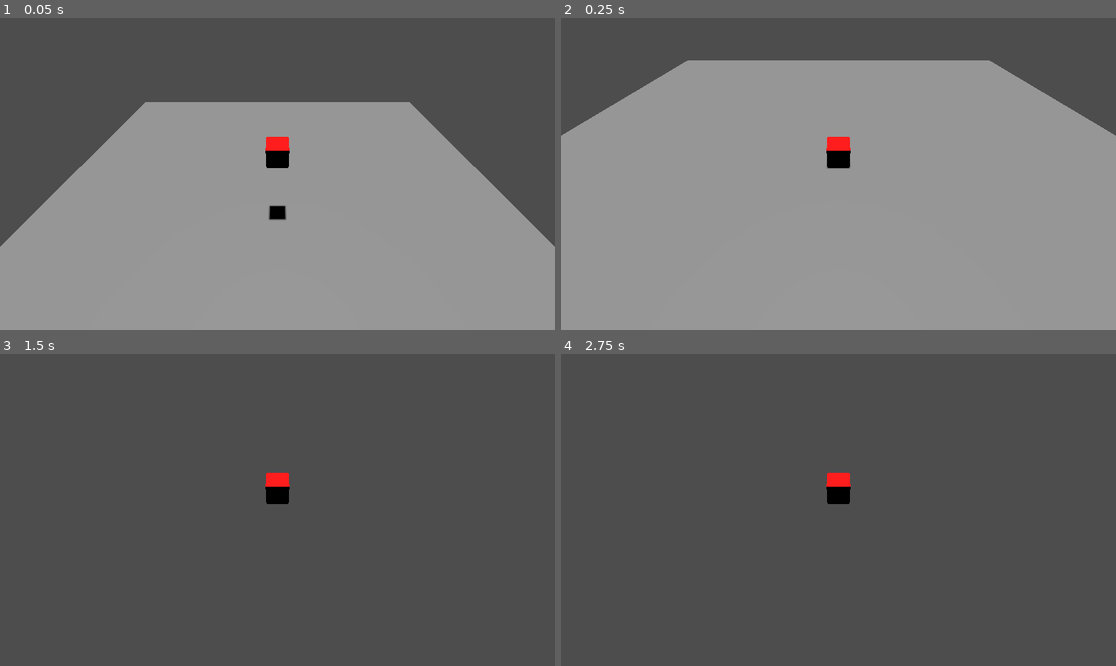
Above: before the commit, frames 1-4 (two rows, left to right).
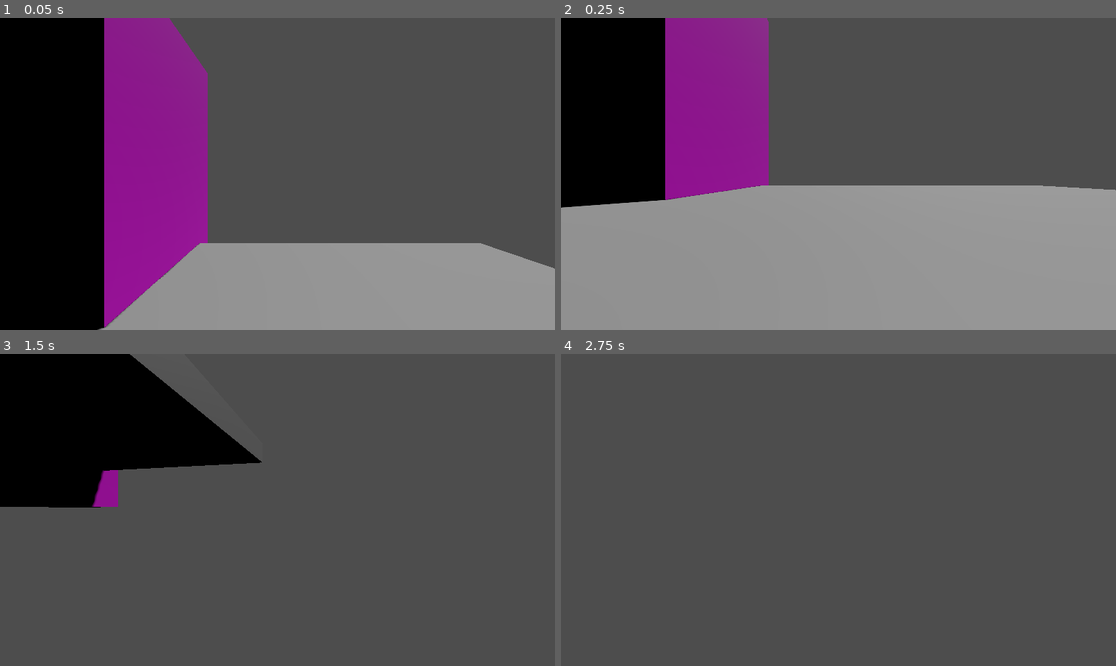
Above: after the commit, the same moments.

Repository: confusednoodle/simpleParkour
Game: Godot game, scene res://main.tscn
Same seed, same stepped clock (60 frames per second), same inputs: the game is played once before the commit and once after it.
Inputs (mouse positions are in pixels of both pictures, inside the frame that each line leads up to):
- Up to frame 1 (0.05 s): no input
- Up to frame 2 (0.25 s): no input
- Up to frame 3 (1.5 s): tap Enter at 0.5 s; move the mouse to (399, 494) at 0.52 s; hold D (move_right) 0.53-1.28 s; tap Space (jump) at 0.77 s; move the mouse to (166, 525) at 1.27 s; hold S (move_back) from 1.28 s (still down)
- Up to frame 4 (2.75 s): tap Space (jump) at 1.52 s; move the mouse to (894, 441) at 2.02 s; release S (move_back) at 2.03 s; hold D (move_right) from 2.03 s (still down)

The runs differ from the first frame. In frame 1, 57% of the frame differs, in the area x 0-100%, y 0-100%; in frame 2, 44%; in frame 3, 16%; in frame 4, 0.4%.

Commit message:
reworked camera to have motion control, player movement fix necessary
the camera is now motion-controlled and in the cube, but the player direction isn't relative to it so that needs fixing

Diff:
--- /dev/null
+++ b/CameraMovementScript.gd
@@ -0,0 +1,23 @@
+extends Camera3D
+
+var mouseSens = 3
+
+# Called when the node enters the scene tree for the first time.
+func _ready():
+	Input.set_mouse_mode(Input.MOUSE_MODE_CAPTURED)
+
+# Called every frame. 'delta' is the elapsed time since the previous frame.
+func _process(delta):
+	pass
+
+func _input(event):
+	if event is InputEventMouseMotion:
+		my_rotate_x(deg_to_rad(event.relative.y * mouseSens))
+		my_rotate_y(deg_to_rad(-event.relative.x * mouseSens))
+
+func my_rotate_x(angle):
+	rotation_degrees.x += angle
+	rotation_degrees.x = clamp(rotation.x, -90, 90)
+
+func my_rotate_y(angle):
+	rotation_degrees.y += angle
--- a/main.tscn
+++ b/main.tscn
@@ -1,12 +1,23 @@
-[gd_scene load_steps=4 format=3 uid="uid://dpxr2br53tea1"]
+[gd_scene load_steps=8 format=3 uid="uid://dpxr2br53tea1"]
 
 [ext_resource type="PackedScene" uid="uid://u0b22aljoc4a" path="res://player.tscn" id="1_tkq4s"]
+[ext_resource type="Script" path="res://CameraMovementScript.gd" id="2_6t3b6"]
 
 [sub_resource type="BoxShape3D" id="BoxShape3D_ubh8l"]
 size = Vector3(15, 1, 15)
 
 [sub_resource type="BoxMesh" id="BoxMesh_g81cy"]
 size = Vector3(15, 1, 15)
+
+[sub_resource type="BoxShape3D" id="BoxShape3D_3njtu"]
+size = Vector3(5, 10, 5)
+
+[sub_resource type="StandardMaterial3D" id="StandardMaterial3D_fmi5s"]
+albedo_color = Color(1, 0, 1, 1)
+
+[sub_resource type="BoxMesh" id="BoxMesh_2anby"]
+material = SubResource("StandardMaterial3D_fmi5s")
+size = Vector3(5, 10, 5)
 
 [node name="Main" type="Node"]
 
@@ -19,11 +30,21 @@
 mesh = SubResource("BoxMesh_g81cy")
 
 [node name="DirectionalLight3D" type="DirectionalLight3D" parent="."]
-transform = Transform3D(1, 0, 0, 0, -4.37114e-08, 1, 0, -1, -4.37114e-08, 0, 50, 0)
+transform = Transform3D(0.746464, 0.620346, 0.240753, 0, -0.361804, 0.932254, 0.665426, -0.695894, -0.270073, 5.09481, 12.2876, -20.5262)
 shadow_enabled = true
 
 [node name="Player" parent="." instance=ExtResource("1_tkq4s")]
 transform = Transform3D(0.5, 0, 0, 0, 0.5, 0, 0, 0, 0.5, 0, 3, 0)
 
-[node name="Camera3D" type="Camera3D" parent="Player"]
-transform = Transform3D(2, 0, 0, 0, 1.41421, 1.41421, 0, -1.41421, 1.41421, 0, 5.80336, 7.18955)
+[node name="camera" type="Camera3D" parent="Player"]
+transform = Transform3D(2, 0, 0, 0, 0.720219, 0, 0, 0, 2, 0, 0.363019, 0)
+script = ExtResource("2_6t3b6")
+
+[node name="StaticBody3D" type="StaticBody3D" parent="."]
+transform = Transform3D(1, 0, 0, 0, 1, 0, 0, 0, 1, -5.38053, 2.20119, -5.88422)
+
+[node name="CollisionShape3D" type="CollisionShape3D" parent="StaticBody3D"]
+shape = SubResource("BoxShape3D_3njtu")
+
+[node name="MeshInstance3D" type="MeshInstance3D" parent="StaticBody3D"]
+mesh = SubResource("BoxMesh_2anby")
--- a/player.gd
+++ b/player.gd
@@ -22,7 +22,6 @@
 	#no vectoring pls
 	if direction != Vector3.ZERO:
 		direction = direction.normalized()
-		$Pivot.look_at(position + direction, Vector3.UP)
 
 	#ground velocity
 	target_velocity.x = direction.x * speed
--- a/player.tscn
+++ b/player.tscn
@@ -14,8 +14,6 @@
 transform = Transform3D(0.5, 0, 0, 0, 0.5, 0, 0, 0, 0.5, 0, 2.5, 0)
 script = ExtResource("1_ji53s")
 
-[node name="Pivot" type="Node3D" parent="."]
-
 [node name="CollisionShape3D" type="CollisionShape3D" parent="."]
 visible = false
 shape = SubResource("BoxShape3D_4lmpy")
